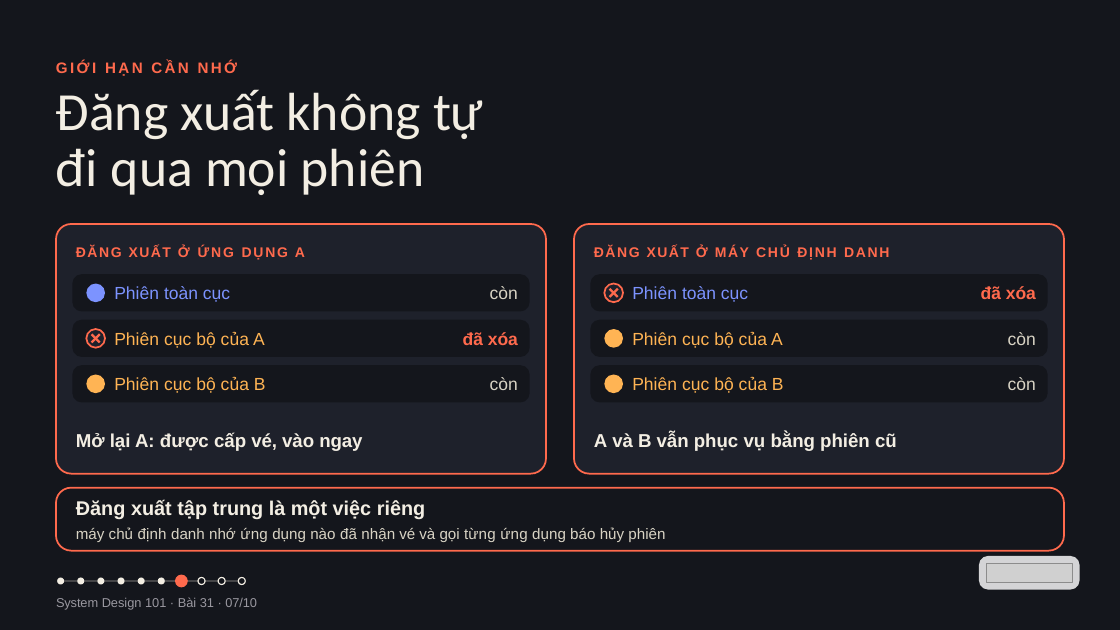
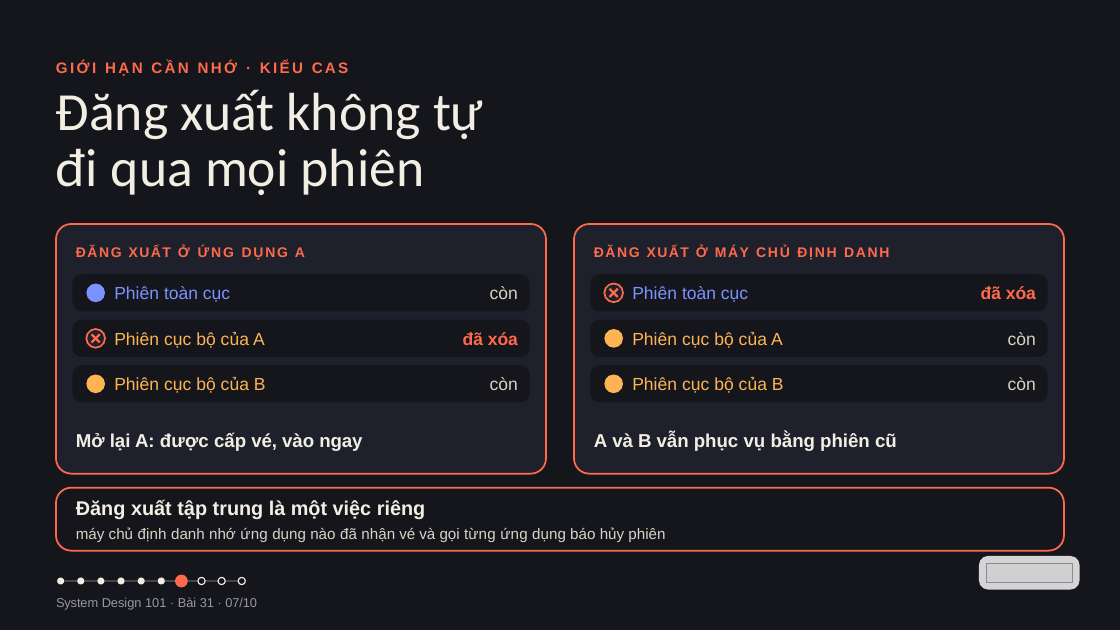
Before and after one commit to vohoailinh90/tool-marketing-studio, a slide deck: slide 7 of system-design-101/vi/lessons/sd-14-031/slides/sd-14-031.pptx. Drawn at 1120x630 pixels with LibreOffice and Linux fonts; fonts in the diff are those of the drawing; grey boxes stand for pictures. Boxes give left, top, right and bottom in pixels: in the first picture for what was removed or moved away, otherwise in the second. Text is boxed around its words. In the diff, an @@ line names an element or a change of style, - is before the commit and + after.

```diff
--- a/system-design-101/vi/lessons/sd-14-031/slides/sd-14-031.pptx
+++ b/system-design-101/vi/lessons/sd-14-031/slides/sd-14-031.pptx
@@ text at (x1=56, y1=61, x2=348, y2=76): text changed @@
-GIỚI HẠN CẦN NHỚ
+GIỚI HẠN CẦN NHỚ · KIỂU CAS
```
Also in this commit, not shown: 7 other slides changed.
